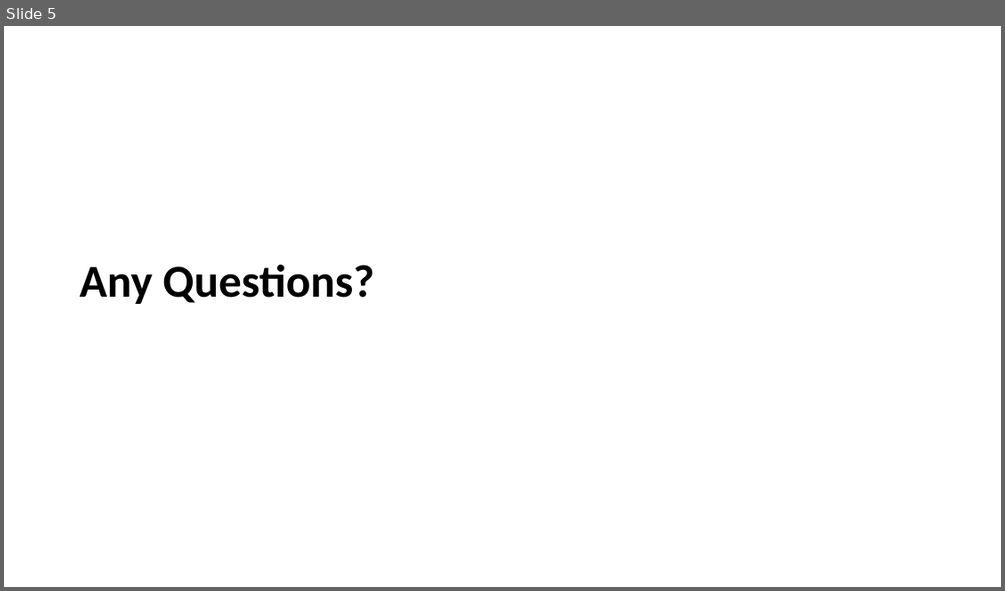
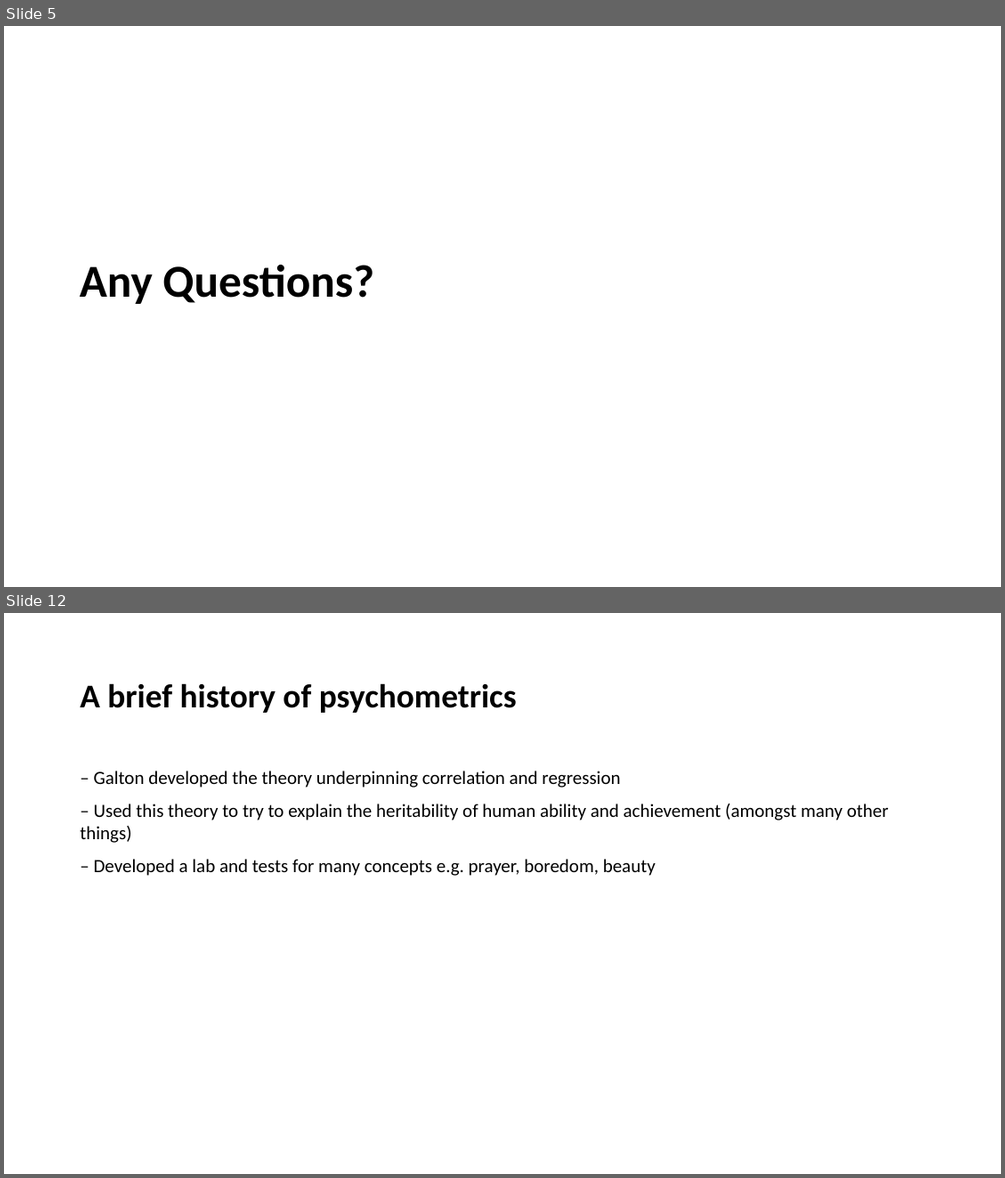
Before and after one commit to LittleMonkeyLab/PS52007Dslides, a slide deck: _site/lectures/Lecture07/Lecture07.pptx. Shown one above the other, each under a label of ours: slide 5 before the commit, slides 5 and 12 after it; the slides between them are not shown. The pictures are 1005x591 and 1005x1178 pixels, drawn with LibreOffice and Linux fonts; fonts in the diff are those of the drawing; background and template pictures are left out. Boxes give left, top, right and bottom in pixels: in the first picture for what was removed or moved away, otherwise in the second. Text is boxed around its words. In the diff, an @@ line names an element or a change of style, - is before the commit and + after.

```diff
--- a/_site/lectures/Lecture07/Lecture07.pptx
+++ b/_site/lectures/Lecture07/Lecture07.pptx
@@ slide 12 added at <box>4,613,1001,1174</box>, background #FFFFFF @@
@@ title added at <box>80,683,517,713</box>, 32 pt, text #000000, bold @@
+A brief history of psychometrics
@@ text added at <box>80,771,889,876</box>, 18 pt, text #000000 @@
+– Galton developed the theory underpinning correlation and regression
+– Used this theory to try to explain the heritability of human ability and achievement (amongst many other things)
+– Developed a lab and tests for many concepts e.g. prayer, boredom, beauty
```
Also in this commit, not shown: 3 slides changed, 25 other slides added, 2 slides removed, 34 other files.
